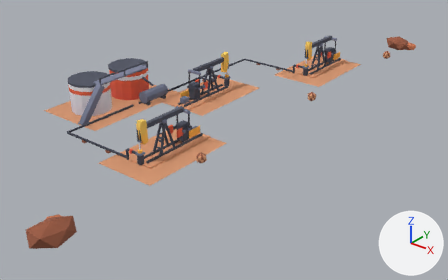
Renders of the glTF model public/assets/toycar/set-oil-field.glb from each side of a commit.
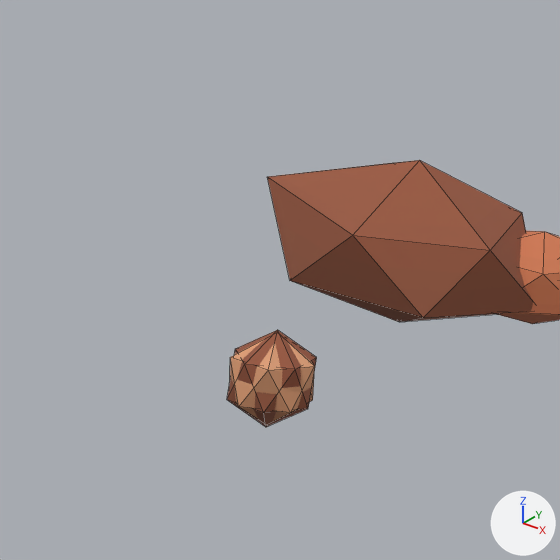
The first picture shows the older version from a 50 mm camera at (16.1, -23.7, 12.1) aimed at (-2.1, -0.9, -2.0). The close-ups show the older and then the newer version on the part from 81% to 92% of the width and 8% to 25% of the height of that picture. Only the edits that show in the close-ups are written down. Lighting does not change. The marker at lower right points along +X, +Y and +Z. The close-ups show mesh edges as thin lines. Where no turn or scale is listed for an object, it has been applied to the vertices.

The older version as bpy lines, for what is in view:
```python
me_anim_path_c_weeds_p_30_o_0_000_f_1_spin_a_z_w__7_5_bob_h_0_28_p_0_72_r_0_35_0 = bpy.data.meshes.new('anim_path:c=weeds:p=30:o=0.000:f=1+spin:a=z:w=-7.5+bob:h=0.28:p=0.72:r=0.35#0')
me_anim_path_c_weeds_p_30_o_0_000_f_1_spin_a_z_w__7_5_bob_h_0_28_p_0_72_r_0_35_0.from_pydata(...)  # an icosphere of 20 faces spanning x -0.224..0.224, y -0.213..0.213, z -0.25..0.25; an icosphere of 20 faces spanning x -0.217..0.217, y -0.206..0.206, z -0.262..0.262
me_anim_path_c_weeds_p_30_o_0_000_f_1_spin_a_z_w__7_5_bob_h_0_28_p_0_72_r_0_35_0.materials.append(mat_colormap)  # picture img_colormap_png
me_field = bpy.data.meshes.new('field')
me_field.from_pydata(...)  # 2100 vertices, 3760 faces; spans x -8.4..1.8, y -14.5..14.3, z -0.3..2.0
me_field.materials.append(mat_colormap)  # picture img_colormap_png
ob_anim_path_c_weeds_p_30_o_0_000_f_1_spin_a_z_w__7_5_bob_h_0_28_p_0_72_r_0_35_0 = bpy.data.objects.new('anim_path:c=weeds:p=30:o=0.000:f=1+spin:a=z:w=-7.5+bob:h=0.28:p=0.72:r=0.35#0', me_anim_path_c_weeds_p_30_o_0_000_f_1_spin_a_z_w__7_5_bob_h_0_28_p_0_72_r_0_35_0)
ob_anim_path_c_weeds_p_30_o_0_000_f_1_spin_a_z_w__7_5_bob_h_0_28_p_0_72_r_0_35_0.location = (1.2, 10.833, 0.25)
ob_field = bpy.data.objects.new('field', me_field)
ob_field.location = (0.0, 0.0, 0.0)
```
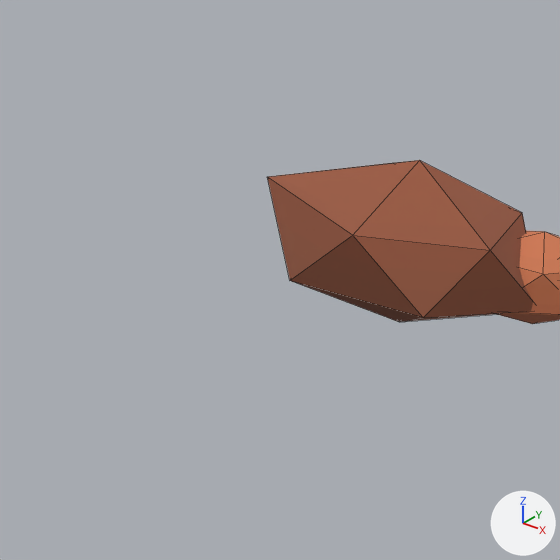
Pixel boxes [x1, y1, x2, y2] of what changed, in the close-ups (560 x 560 px):
'anim_path:c=weeds:p=30:o=0.000:f=1+spin:a=z:w=-7.5+bob:h=0.28:p=0.72:r=0.35#0', deleted (brown): before [227, 330, 317, 427]

Diff of the bpy script that builds the scene:
```diff
--- a/public/assets/toycar/set-oil-field.glb.py
+++ b/public/assets/toycar/set-oil-field.glb.py
@@ ob_anim_path_c_weeds_p_30_o_0_000_f_1_spin_a_z_w__7_5_bob_h_0_28_p_0_72_r_0_35_0 @@
-ob_anim_path_c_weeds_p_30_o_0_000_f_1_spin_a_z_w__7_5_bob_h_0_28_p_0_72_r_0_35_0 = bpy.data.objects.new('anim_path:c=weeds:p=30:o=0.000:f=1+spin:a=z:w=-7.5+bob:h=0.28:p=0.72:r=0.35#0', me_anim_path_c_weeds_p_30_o_0_000_f_1_spin_a_z_w__7_5_bob_h_0_28_p_0_72_r_0_35_0)
-ob_anim_path_c_weeds_p_30_o_0_000_f_1_spin_a_z_w__7_5_bob_h_0_28_p_0_72_r_0_35_0.location = (1.2, 10.833, 0.25)
```
